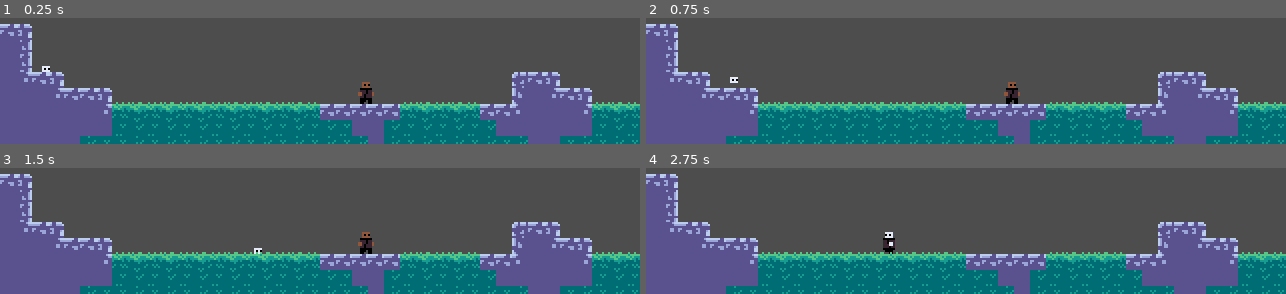
Above: before the commit, frames 1-4 (two rows, left to right).
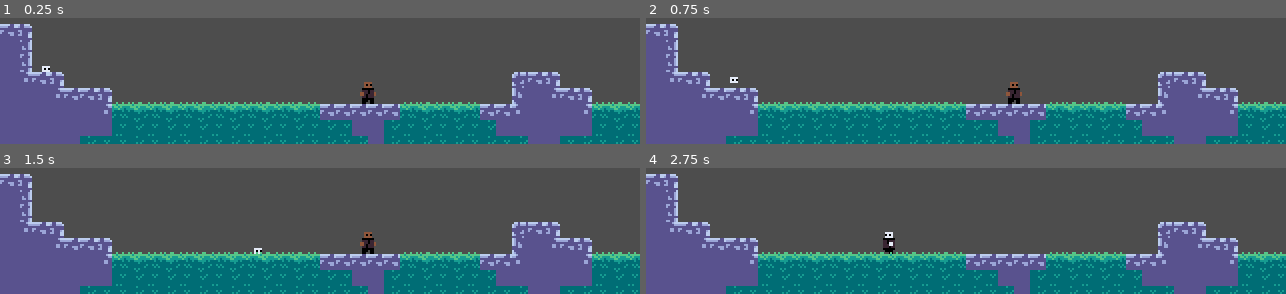
Above: after the commit, the same moments.

Repository: MikealMaksimus/DayDream
Game: Godot game, scene res://test_scene.tscn
The game is run twice, just before and just after one commit, with the same random seed, the same clock (stepped at 60 frames per second) and the same inputs. The project has no main scene, so this scene is started directly.
Inputs:
- Up to frame 1 (0.25 s): no input
- Up to frame 2 (0.75 s): tap Enter at 0.5 s; hold D (right) from 0.53 s (still down)
- Up to frame 3 (1.5 s): keep holding D (right); tap Space (jump) at 0.77, 1.25 s
- Up to frame 4 (2.75 s): tap Space (jump) at 1.52 s; release D (right) at 2.03 s; hold A (left) from 2.03 s (still down)

The runs differ from the first frame. In frame 1, 0.2% of the frame differs, in the area x 55-59%, y 50-69%; in frame 2, 0.2%; in frame 3, 0.2%; in frame 4, nothing differs.

Commit message:
jotain
mapo

Diff:
--- a/test_scene.tscn
+++ b/test_scene.tscn
@@ -1,9 +1,10 @@
-[gd_scene load_steps=5 format=3 uid="uid://1tv1v3qbs6y"]
+[gd_scene load_steps=6 format=3 uid="uid://1tv1v3qbs6y"]
 
 [ext_resource type="PackedScene" uid="uid://cw3d3ae4gtj0j" path="res://player.tscn" id="1_ksk7y"]
 [ext_resource type="PackedScene" uid="uid://bek3l5oogvfmg" path="res://dude.tscn" id="2_o1lbi"]
 [ext_resource type="PackedScene" uid="uid://cxcc06akvccxb" path="res://grass_map.tscn" id="3_dn604"]
 [ext_resource type="PackedScene" uid="uid://djsrk8tongu5y" path="res://stone_map.tscn" id="4_lrlc7"]
+[ext_resource type="PackedScene" uid="uid://bf6svam4es1k7" path="res://camera_anchor.tscn" id="5_dxouo"]
 
 [node name="TestScene" type="Node2D"]
 
@@ -11,10 +12,16 @@
 position = Vector2(23, 136)
 
 [node name="Dude" parent="." instance=ExtResource("2_o1lbi")]
-position = Vector2(183, 154.5)
+position = Vector2(184, 154.5)
 
 [node name="GrassMap" parent="." instance=ExtResource("3_dn604")]
 layer_0/tile_data = PackedInt32Array(1441797, 65536, 2, 1441798, 131072, 2, 1245191, 131072, 0, 1310727, 131072, 1, 137 …(3664 unchanged characters)…
 
 [node name="StoneMap" parent="." instance=ExtResource("4_lrlc7")]
 layer_0/tile_data = PackedInt32Array(1245186, 65536, 1, 1310722, 65536, 1, 1376258, 65536, 1, 1441794, 65536, 1, 124518 …(1193 unchanged characters)…
+
+[node name="CameraAnchor" parent="." instance=ExtResource("5_dxouo")]
+position = Vector2(160, 97)
+
+[node name="CameraAnchor2" parent="." instance=ExtResource("5_dxouo")]
+position = Vector2(477, 97)
